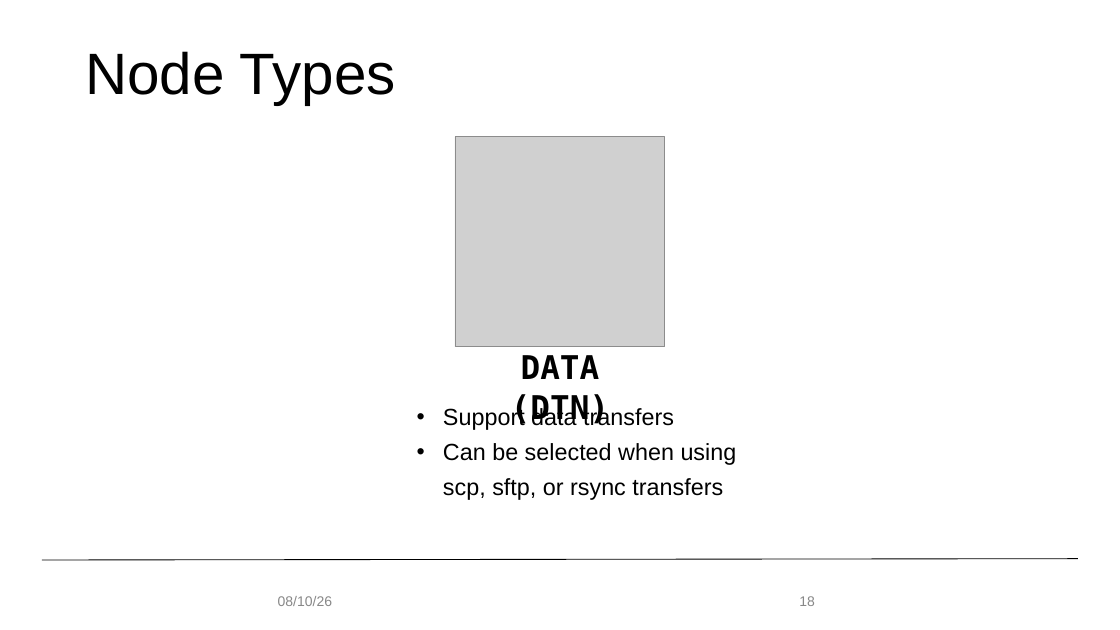
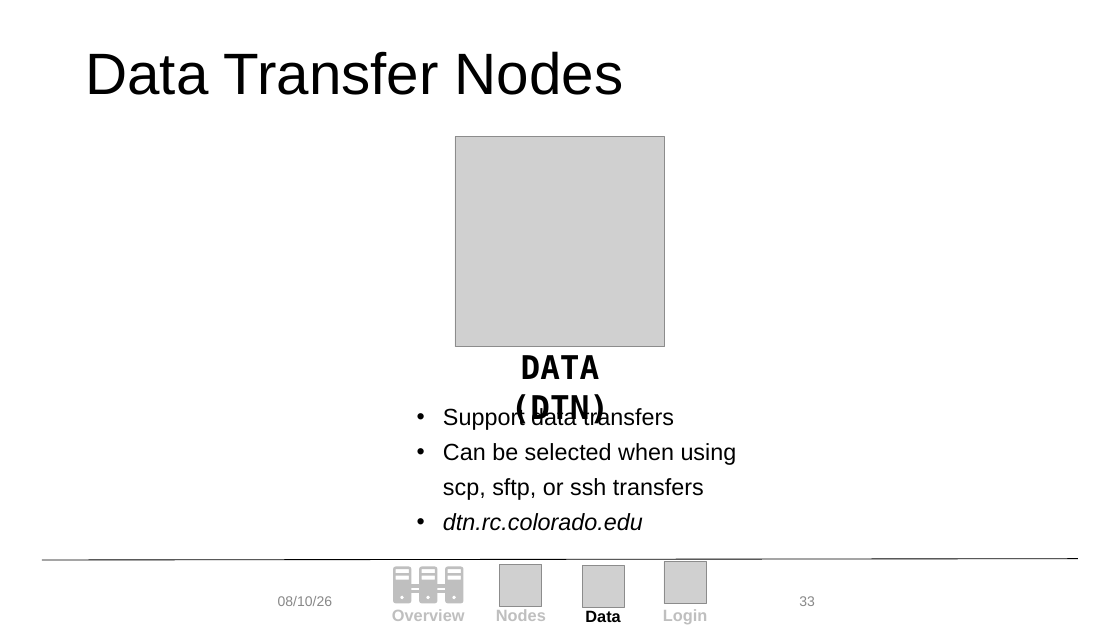
Before and after one commit to monaghaa/hpc_fundamentals_micro_credential, a slide deck: slide 33 of getting_familiar_rc/getting_familiar_rc.pptx (slide 18 before the commit). Drawn at 1120x630 pixels with LibreOffice and Linux fonts; fonts in the diff are those of the drawing; grey boxes stand for pictures; background and template pictures are left out. Boxes give left, top, right and bottom in pixels: in the first picture for what was removed or moved away, otherwise in the second. Text is boxed around its words. In the diff, an @@ line names an element or a change of style, - is before the commit and + after.

```diff
--- a/getting_familiar_rc/getting_familiar_rc.pptx
+++ b/getting_familiar_rc/getting_familiar_rc.pptx
@@ title at box(85, 51, 624, 95): text changed @@
-Node Types
+Data Transfer Nodes
@@ text at box(443, 443, 737, 531): text changed @@
-• Can be selected when using scp, sftp, or rsync transfers
+• Can be selected when using scp, sftp, or ssh transfers
+• dtn.rc.colorado.edu
@@ page number at box(799, 596, 815, 606): text changed @@
-18
+33
@@ group added at box(392, 562, 707, 624): 4 texts, 3 pictures, 3 freeform shapes, 1 rectangle @@
+Login
+Overview
+Nodes
+Data
```
Also in this commit, not shown: 24 other slides changed, 18 slides added, 18 slides removed, 1 other file.
